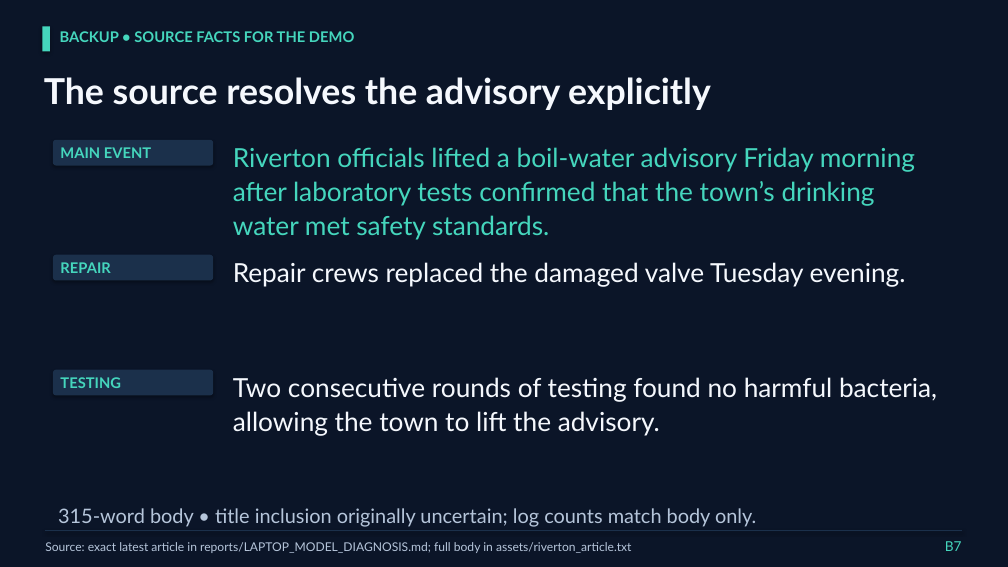
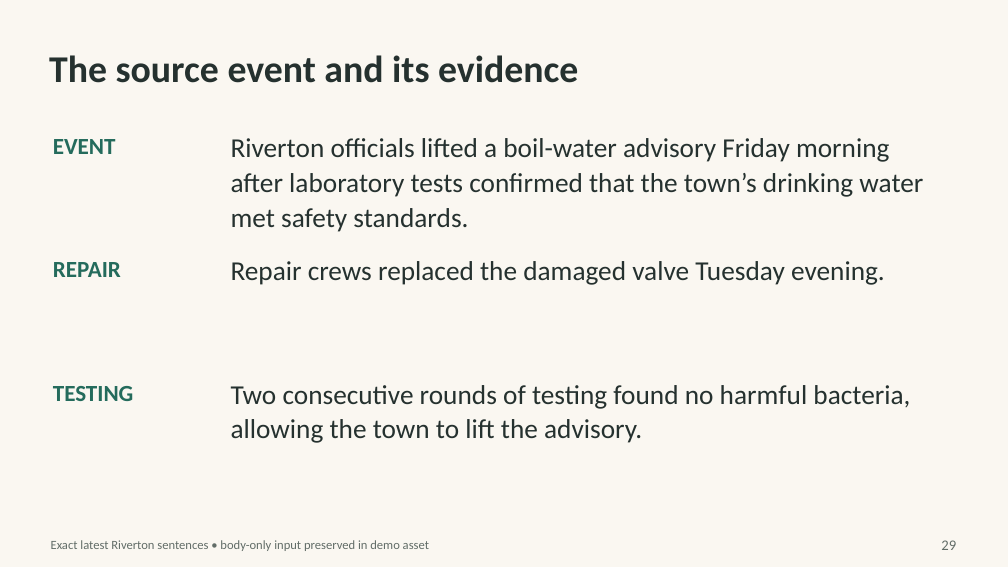
Before and after one commit to bam-maker/benchmarking-summarizer-models, a slide deck: slide 29 of presentation/Comparing_Neural_Models_for_News_Summarization.pptx (slide 17 before the commit). Drawn at 1008x567 pixels with LibreOffice and Linux fonts; fonts in the diff are those of the drawing. Boxes give left, top, right and bottom in pixels: in the first picture for what was removed or moved away, otherwise in the second. Text is boxed around its words. In the diff, an @@ line names an element or a change of style, - is before the commit and + after.

Commit message:
Redesign summarization presentation with clearer model explanations

```diff
--- a/presentation/Comparing_Neural_Models_for_News_Summarization.pptx
+++ b/presentation/Comparing_Neural_Models_for_News_Summarization.pptx
@@ background #0B1528 to #FAF7F1 @@
@@ rectangle removed at (42,26,50,51) @@
@@ text at (49,55,578,83): text changed; size 34 to 36 pt; font Lato to Calibri; text colour #F5F8FD to #25312F @@
-The source resolves the advisory explicitly
+The source event and its evidence
@@ text removed at (60,31,354,42) @@
-BACKUP • SOURCE FACTS FOR THE DEMO
@@ text at (53,139,116,154): text changed; size 14 to 22 pt; font Lato to Calibri; text colour #45D6BD to #246B5C @@
-MAIN EVENT
+EVENT
@@ rounded rectangle removed at (53,140,213,166) @@
@@ text "Riverton officials lifted a boil-water ...": place and size @@
-text "Riverton officials lifted a boil-water ..." at (233,147,915,240)
+text "Riverton officials lifted a boil-water ..." at (231,138,923,232)
@@ text "Riverton officials lifted a boil-water ..." at (231,138,923,232): size 25 to 26 pt, font Lato to Calibri, text colour #45D6BD to #25312F; line spacing 1.08 to 1.06 @@
@@ text "REPAIR": place and size @@
-text "REPAIR" at (60,262,110,273)
+text "REPAIR" at (53,262,121,277)
@@ text "REPAIR" at (53,262,121,277): size 14 to 22 pt, font Lato to Calibri, text colour #45D6BD to #246B5C; line spacing 1.08 to 1.06 @@
@@ rounded rectangle removed at (53,255,213,281) @@
@@ text "Repair crews replaced the damaged ..." at (231,261,885,285): size 25 to 26 pt, font Lato to Calibri, text colour #F5F8FD to #25312F; line spacing 1.08 to 1.06 @@
@@ text "TESTING" at (53,386,134,401): size 14 to 22 pt, font Lato to Calibri, text colour #45D6BD to #246B5C; line spacing 1.08 to 1.06 @@
@@ text "TESTING": place and size @@
-text "TESTING" at (60,377,121,388)
+text "TESTING" at (53,386,134,401)
@@ rounded rectangle removed at (53,370,213,395) @@
@@ text "Two consecutive rounds of testing ..." at (231,385,910,443): size 25 to 26 pt, font Lato to Calibri, text colour #F5F8FD to #25312F; line spacing 1.08 to 1.06 @@
@@ text removed at (58,508,756,527) @@
-315-word body • title inclusion originally uncertain; log counts match body only.
@@ line removed from (45, 531) to (963, 531) @@
@@ text at (51,540,429,551): text changed; size 11.5 to 12 pt; font Lato to Calibri; text colour #B5C5DA to #626D68 @@
-Source: exact latest article in reports/LAPTOP_MODEL_DIAGNOSIS.md; full body in assets/riverton_article.txt
+Exact latest Riverton sentences • body-only input preserved in demo asset
@@ text added at (941,540,956,550), 14 pt, text #626D68 @@
+29
@@ text removed at (945,541,962,551) @@
-B7
```
Also in this commit, not shown: 6 other slides changed, 24 slides added, 11 slides removed, 51 other files.
